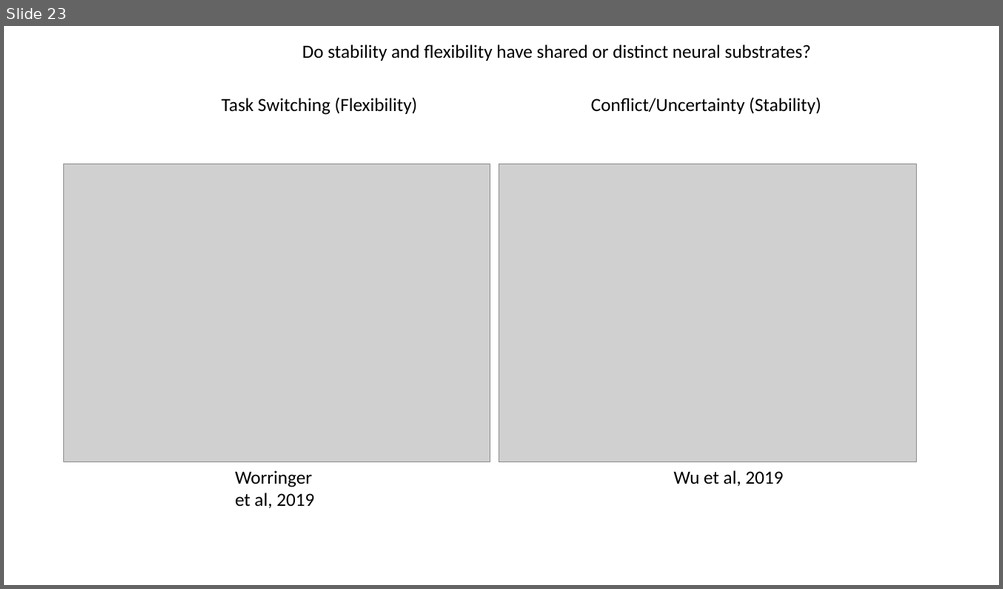
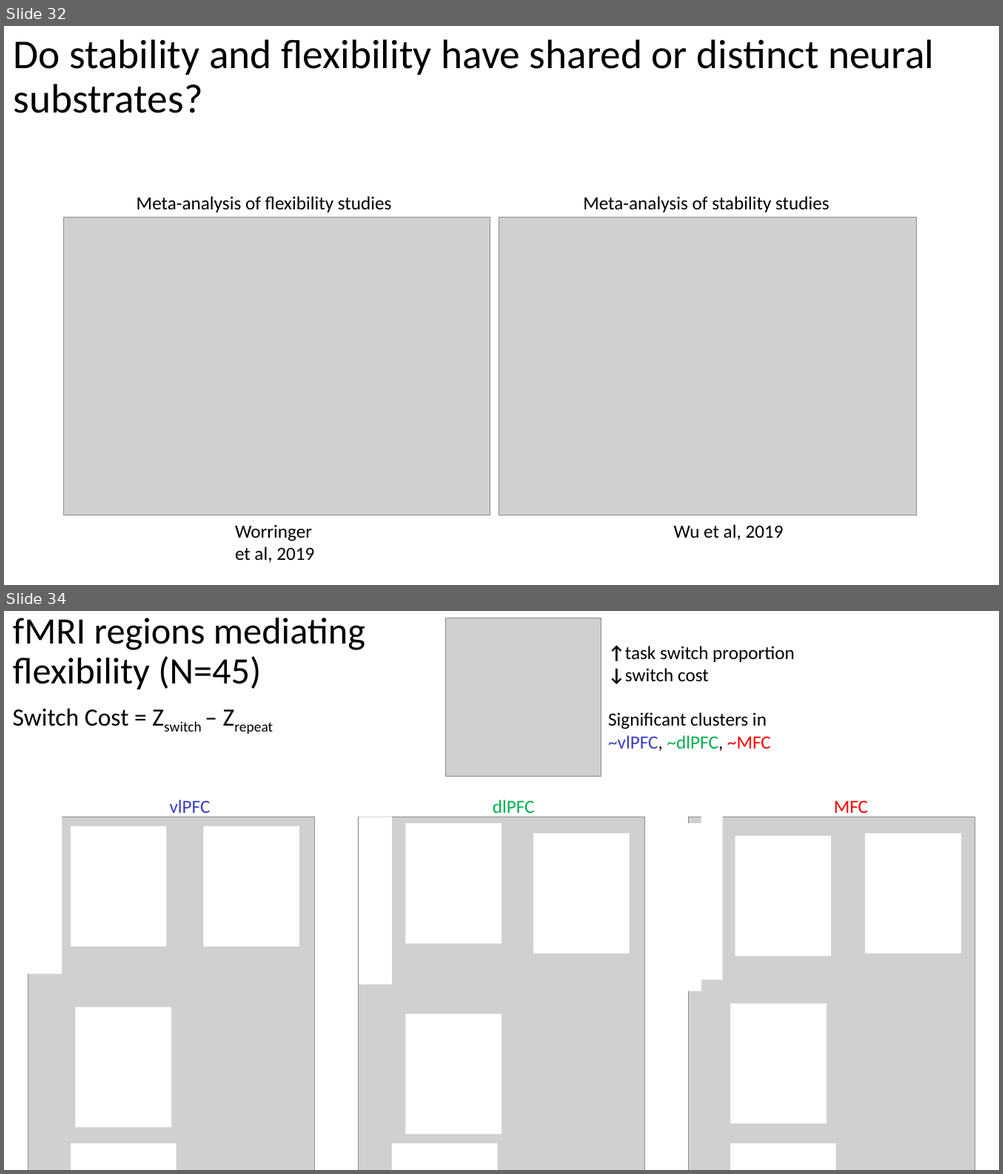
Before and after one commit to jimzhang629/third_year_talk, a slide deck: thirdYearTalk_JZ1.pptx. Shown one above the other, each under a label of ours: slide 23 before the commit, slides 32 and 34 after it; the slides between them are not shown. The pictures are 1003x589 and 1003x1174 pixels, drawn with LibreOffice and Linux fonts; fonts in the diff are those of the drawing; grey boxes stand for pictures. Boxes give left, top, right and bottom in pixels: in the first picture for what was removed or moved away, otherwise in the second. Text is boxed around its words. In the diff, an @@ line names an element or a change of style, - is before the commit and + after.

```diff
--- a/thirdYearTalk_JZ1.pptx
+++ b/thirdYearTalk_JZ1.pptx
@@ slide 34 added at (4,611,999,1170), background #FFFFFF @@
@@ title added at (13,618,365,689), 36 pt, text #000000 @@
+fMRI regions mediating flexibility (N=45)
@@ picture added at (446,618,601,777) @@
@@ text added at (608,645,794,751), 18 pt, text #000000 @@
+↑task switch proportion ↓switch cost
+Significant clusters in ~vlPFC, ~dlPFC, ~MFC
@@ text added at (13,708,129,726), 24 pt, text #000000 @@
+Switch Cost = Zswitch – Zrepeat
@@ rectangle added at (26,806,62,974), fill #FFFFFF @@
@@ text added at (170,800,210,818), 18 pt, text #3C3DC5 @@
+vlPFC
@@ text added at (492,800,535,818), 18 pt, text #00B050 @@
+dlPFC
@@ text added at (834,800,868,818), 18 pt, text #FF0000 @@
+MFC
@@ picture added at (28,817,315,1170) @@
@@ rectangle added at (71,826,167,947), fill #FFFFFF @@
@@ rectangle added at (203,826,299,947), fill #FFFFFF @@
@@ picture added at (358,817,645,1170) @@
@@ rectangle added at (359,817,392,985), fill #FFFFFF @@
@@ rectangle added at (405,823,502,944), fill #FFFFFF @@
@@ rectangle added at (686,823,701,991), fill #FFFFFF @@
@@ picture added at (688,817,975,1170) @@
@@ rectangle added at (701,812,723,980), fill #FFFFFF @@
@@ rectangle added at (534,833,630,954), fill #FFFFFF @@
@@ rectangle added at (735,836,831,957), fill #FFFFFF @@
@@ rectangle added at (865,833,962,954), fill #FFFFFF @@
@@ rectangle added at (76,1007,172,1128), fill #FFFFFF @@
@@ rectangle added at (731,1003,827,1124), fill #FFFFFF @@
@@ rectangle added at (405,1014,502,1134), fill #FFFFFF @@
@@ rectangle added at (71,1144,176,1170), fill #FFFFFF @@
@@ rectangle added at (392,1144,497,1170), fill #FFFFFF @@
@@ rectangle added at (730,1144,835,1170), fill #FFFFFF @@
@@ what was slide 23 is now slide 32 @@
@@ slide 32 changed as well @@
@@ title "Do stability and flexibility have ...": place and size @@
-title "Do stability and flexibility have ..." at (302,44,811,61)
+title "Do stability and flexibility have ..." at (13,39,933,113)
@@ title "Do stability and flexibility have ..." at (13,39,933,113): size 18 to 39.6 pt; line spacing 1 to 0.9; vertical alignment top to middle @@
@@ text at (136,196,392,212): text changed @@
-Task Switching (Flexibility)
+Meta-analysis of flexibility studies
@@ text at (583,196,829,212): text changed @@
-Conflict/Uncertainty (Stability)
+Meta-analysis of stability studies
@@ 2 pictures, 2 texts: place and size @@
-2 pictures, 2 texts at (64,164,916,508)
+2 pictures, 2 texts at (64,218,916,562)
```
Also in this commit, not shown: 14 other slides changed, 21 other slides added, 1 slide removed.
